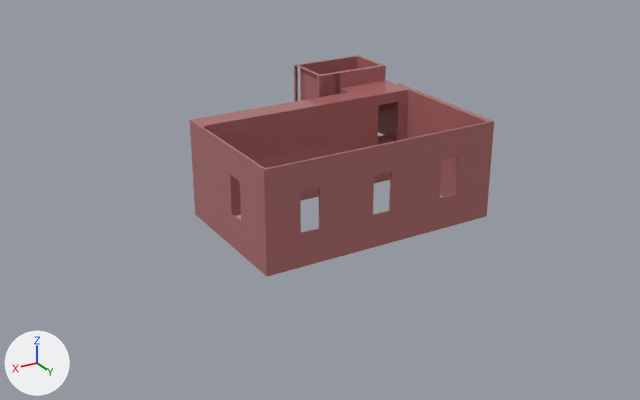
Two versions of the FBX model TRUE_ENTROPY_UNITYPROJECT/Assets/Resources/BarStructure.fbx, one commit apart.
Before and after are seen from a 50 mm lens placed at (30.5, 52.9, 22.2), pointed at (4.3, 9.1, 0.3). Arrows for +X, +Y and +Z are at lower left; the lights stay in place. Where no turn or scale is listed for an object, it has been applied to the vertices. Vertices at the same position are counted once.

The scene before the commit, as lines of its bpy script (objects in view):
```python
me_mesh = bpy.data.meshes.new('Mesh')
me_mesh.from_pydata(...)  # 331 vertices, 658 faces; spans x -8.9..8.6, y -6.0..10.0, z -3.5..4.7
me_mesh.materials.append(mat_redish)  # brown #b06c6c
ob_cube__2 = bpy.data.objects.new('Cube__2_', me_mesh)
ob_cube__2.location = (0.0, 0.0, 0.0)
```
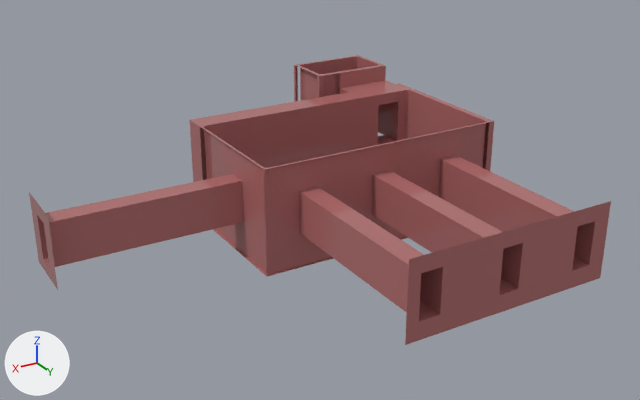
Pixel boxes [x1, y1, x2, y2] of what changed, in the pictures (640 x 400 px):
```json
{"object": "Object001", "change": "added", "after": [29, 155, 611, 345], "on screen": "brown"}
{"part": 1, "of": "me_mesh", "change": "deleted", "before": [200, 123, 489, 276], "on screen": "brown"}
```

The change, as JSON lines over the scene's bpy script:
```json
{"block": "me_mesh", "where": "# used by ob_cube__2; location = (0.0, 0.0, 0.0)"}
{"op": "remove", "block": "me_mesh", "code": "me_mesh.from_pydata(...)  # 331 vertices, 658 faces; spans x -8.9..8.6, y -6.0..10.0, z -3.5..4.7"}
{"op": "add", "block": "me_mesh", "code": "me_mesh.from_pydata(...)  # 315 vertices, 576 faces; spans x -8.9..8.6, y -6.0..10.0, z -3.5..4.7"}
{"block": "me_mesh", "change": "me_mesh part 1"}
{"block": "me_mesh", "change": "16 vertices are removed from x -5.9..8.6, y 5.3..10.0, z -1.2..1.6"}
{"block": "me_mesh", "change": "82 faces are deleted"}
{"op": "add", "block": "me_mesh_001", "code": ["me_mesh_001 = bpy.data.meshes.new('Mesh.001')", "me_mesh_001.from_pydata(...)  # 80 vertices, 58 faces; spans x -6.9..20.6, y 3.9..22.1, z -2.3..2.6", "me_mesh_001.materials.append(mat_redish)  # brown #b06c6c"]}
{"op": "add", "block": "ob_object001", "code": ["ob_object001 = bpy.data.objects.new('Object001', me_mesh_001)", "ob_object001.location = (0.0, 0.0, 0.0)"]}
```
